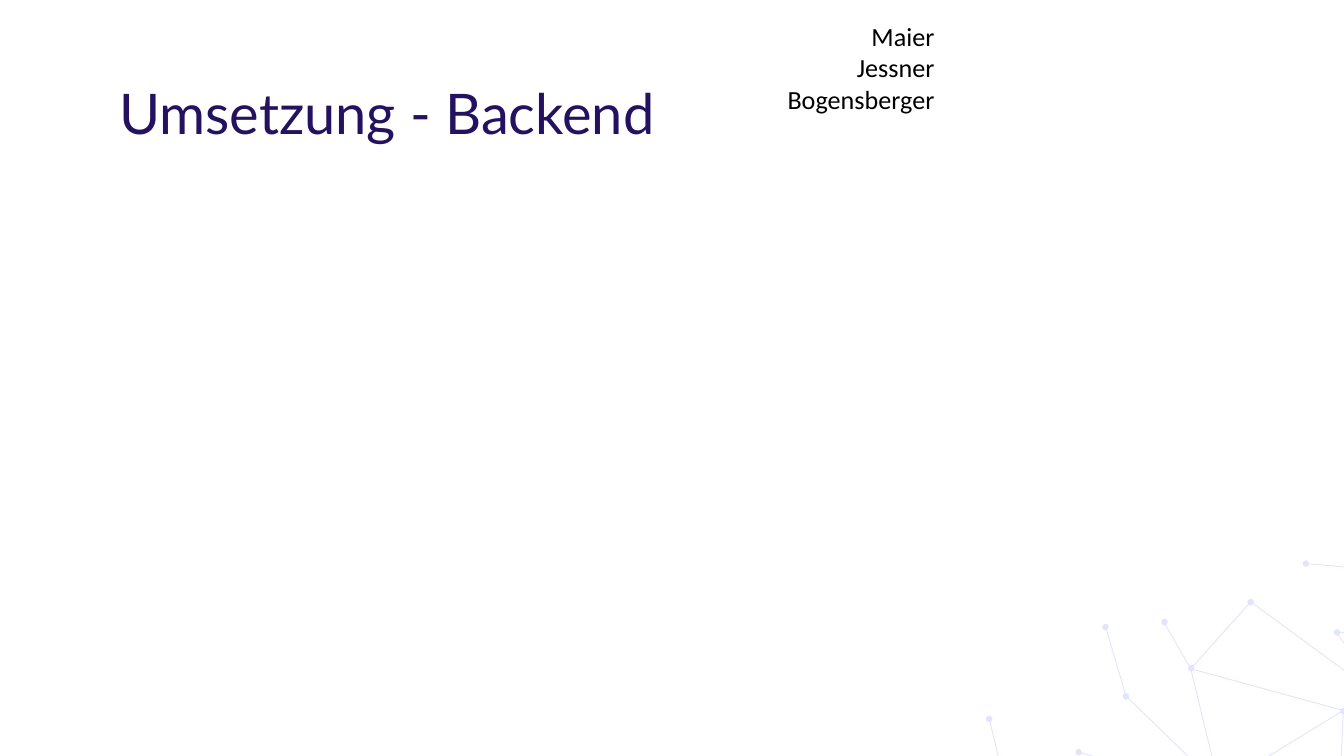
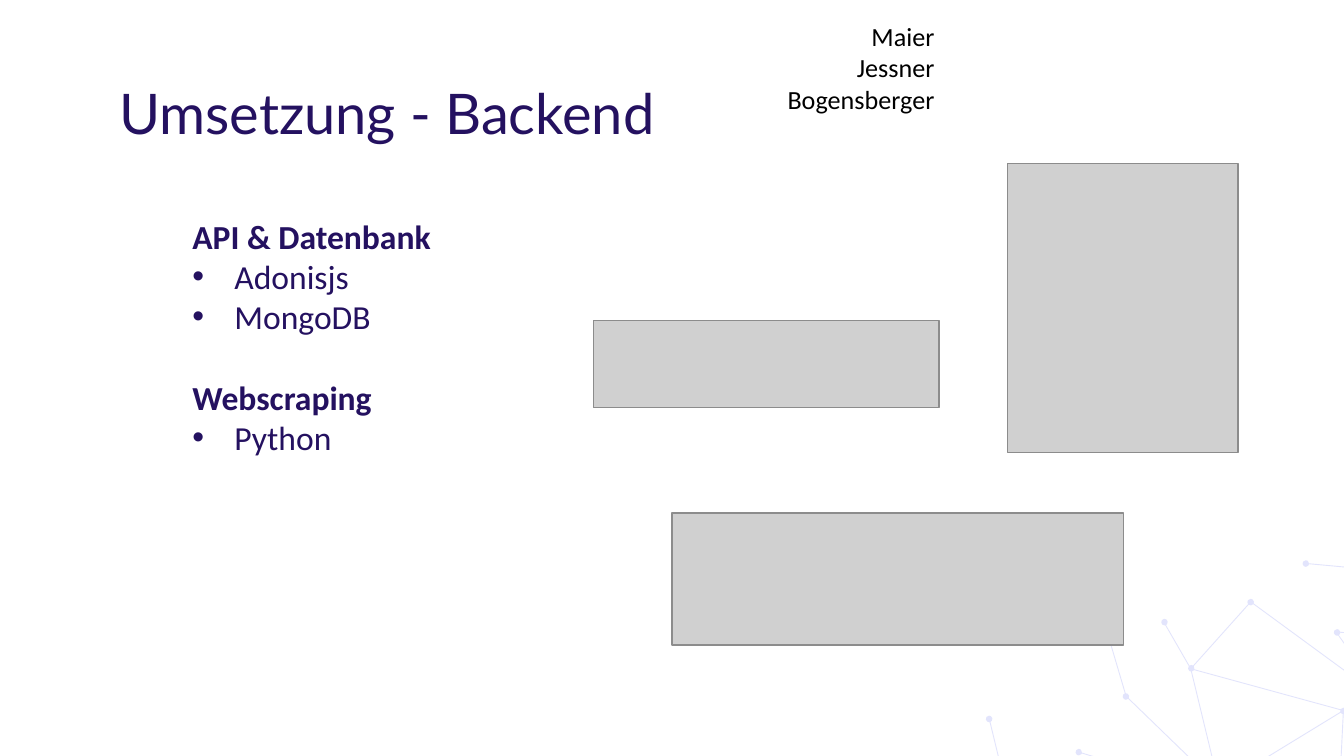
Before and after one commit to huthuthiddeli/DermaAI, a slide deck: slide 16 of documents/DA11_DermaAI_Präsentation1.pptx. Drawn at 1344x756 pixels with LibreOffice and Linux fonts; fonts in the diff are those of the drawing; grey boxes stand for pictures; background and template pictures are left out. Boxes give left, top, right and bottom in pixels: in the first picture for what was removed or moved away, otherwise in the second. Text is boxed around its words. In the diff, an @@ line names an element or a change of style, - is before the commit and + after.

Commit message:
added several models, api, and backend connection

```diff
--- a/documents/DA11_DermaAI_Präsentation1.pptx
+++ b/documents/DA11_DermaAI_Präsentation1.pptx
@@ picture added at (1007,164,1238,453) @@
@@ text added at (192,225,430,456), 18 pt, text #241160, bold @@
+API & Datenbank
+• Adonisjs
+• MongoDB
+Webscraping
+• Python
@@ picture added at (593,321,938,409) @@
@@ picture added at (672,513,1124,645) @@
```
Also in this commit, not shown: 1 other slide changed, 2 slides added, 1 slide removed, 22 other files.
